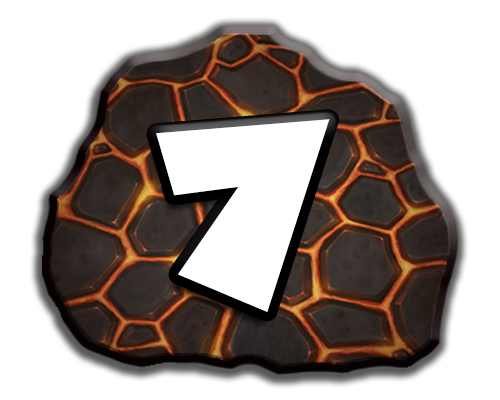
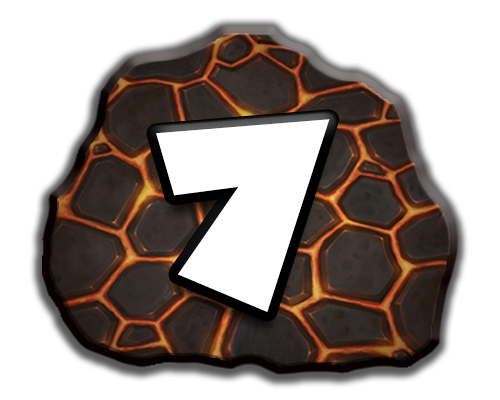
Revision of a layered 500x400 image; what changed, layer by layer:
pixels changed over [146, 133, 337, 335] (layer not identified)
